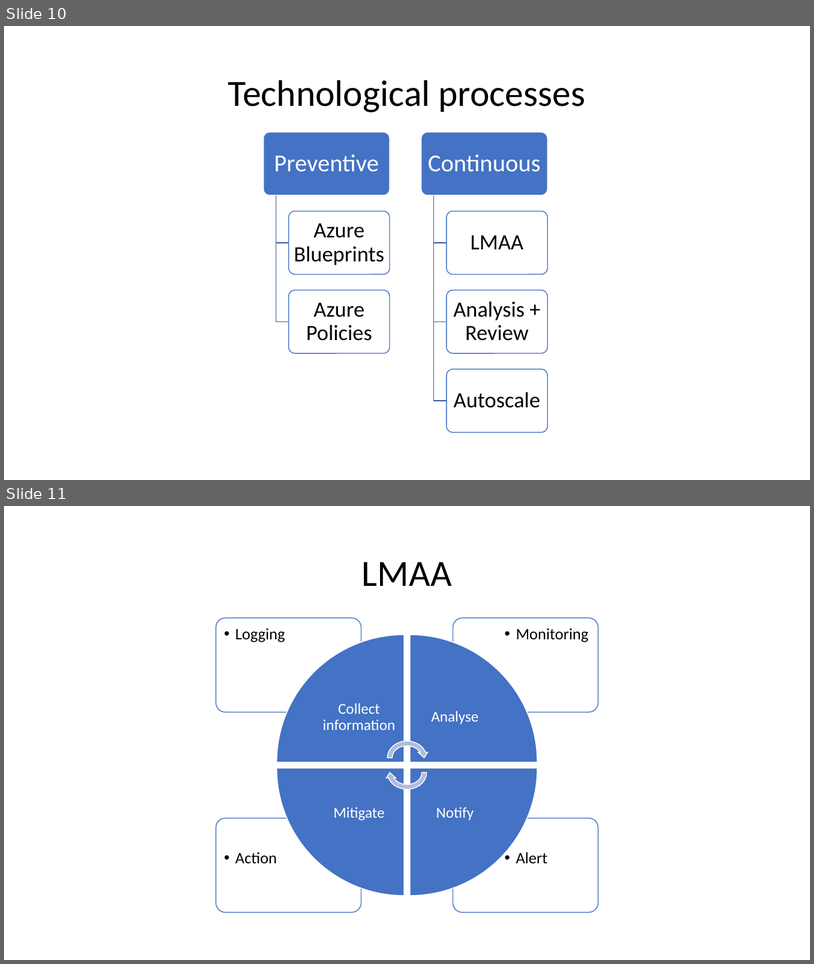
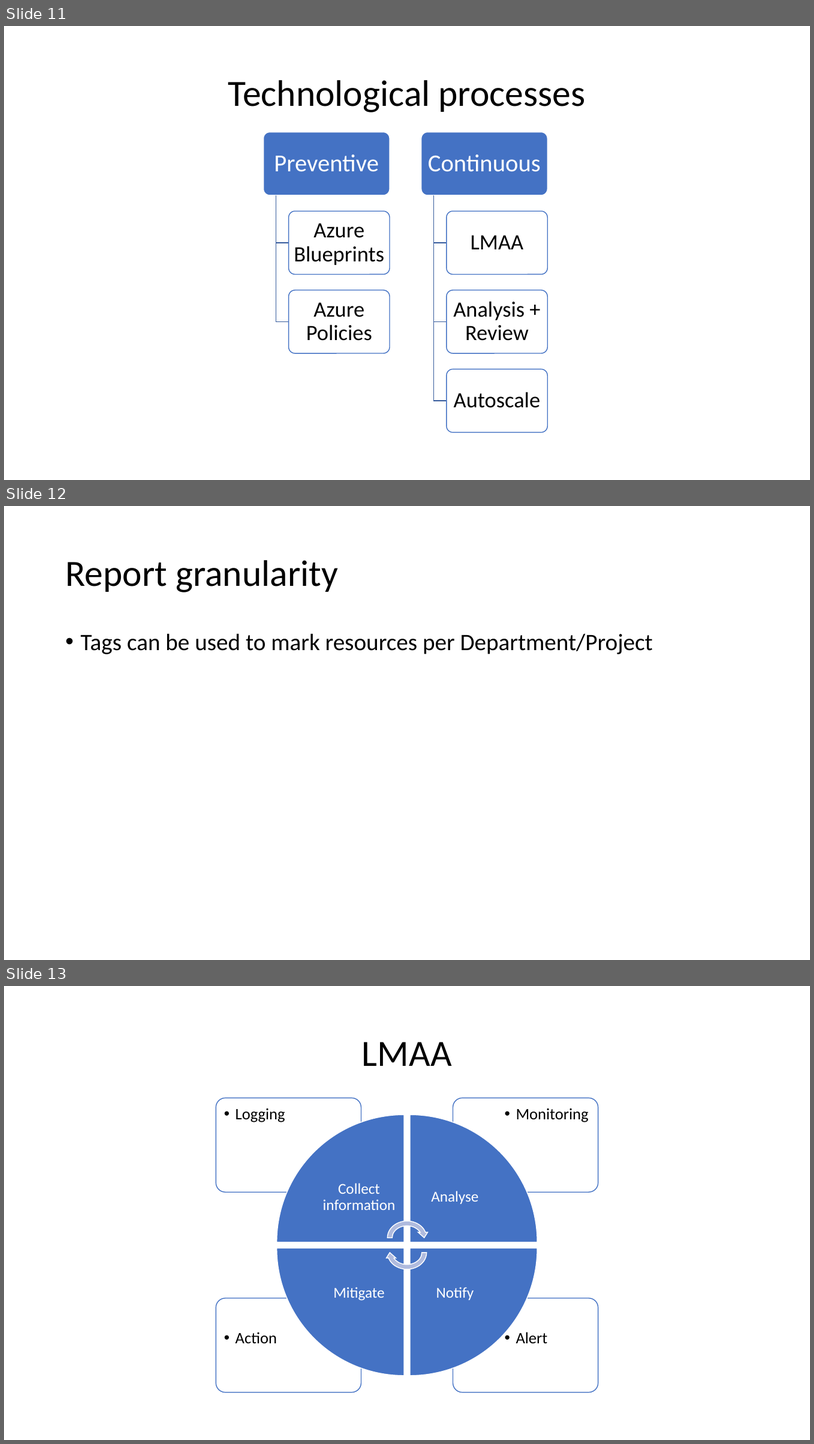
Before and after one commit to peterperov/MSFTCSA, a slide deck: 104-FinOps/Azure FinOps - Introduction.pptx. Shown one above the other, each under a label of ours: slides 10 and 11 before the commit, slides 11, 12 and 13 after it. The pictures are 814x964 and 814x1444 pixels, drawn with LibreOffice and Linux fonts; fonts in the diff are those of the drawing. Boxes give left, top, right and bottom in pixels: in the first picture for what was removed or moved away, otherwise in the second. Text is boxed around its words. In the diff, an @@ line names an element or a change of style, - is before the commit and + after.

```diff
--- a/104-FinOps/Azure FinOps - Introduction.pptx
+++ b/104-FinOps/Azure FinOps - Introduction.pptx
@@ slide 12 added at box(4, 506, 810, 960), background #FFFFFF @@
@@ title added at box(65, 560, 338, 592), 44 pt, text #000000 @@
+Report granularity
@@ text added at box(81, 633, 653, 654), 28 pt, text #000000 @@
+• Tags can be used to mark resources per Department/Project
@@ what was slide 10 is now slide 11 @@
@@ what was slide 11 is now slide 13 @@
```
Also in this commit, not shown: 2 slides changed, 6 other slides added, 1 slide removed, 1 other file.
